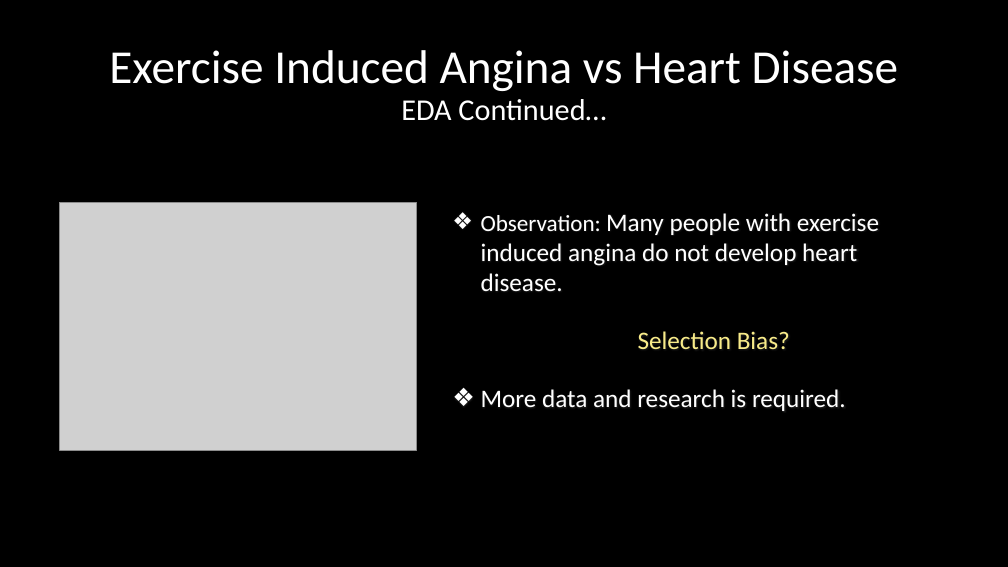
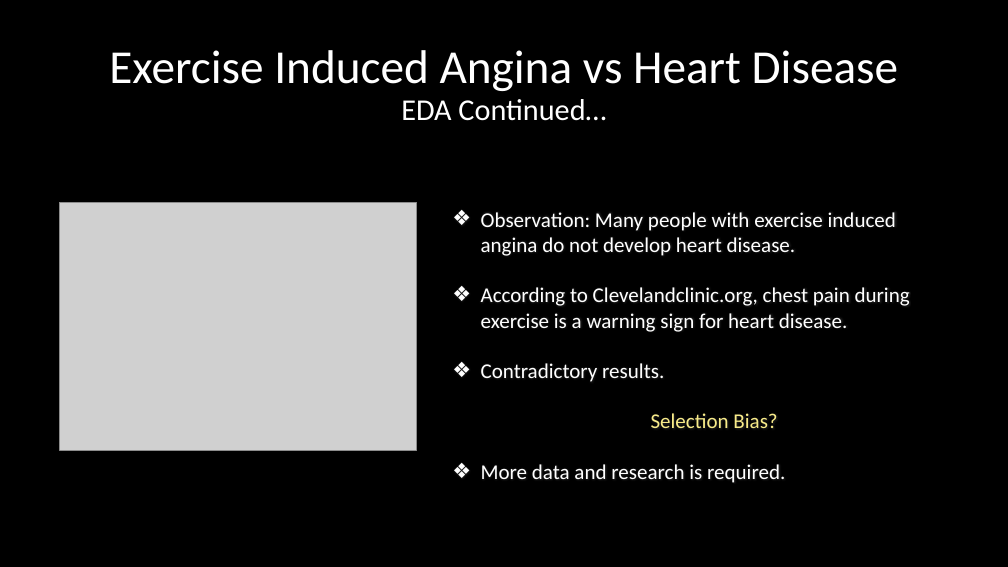
Before and after one commit to nawanacoyle/Heart-disease-project, a slide deck: slide 11 of Heart-Disease-Project.pptx (slide 10 before the commit). Drawn at 1008x567 pixels with LibreOffice and Linux fonts; fonts in the diff are those of the drawing; grey boxes stand for pictures; background and template pictures are left out. Boxes give left, top, right and bottom in pixels: in the first picture for what was removed or moved away, otherwise in the second. Text is boxed around its words. In the diff, an @@ line names an element or a change of style, - is before the commit and + after.

```diff
--- a/Heart-Disease-Project.pptx
+++ b/Heart-Disease-Project.pptx
@@ text at [481, 212, 896, 483]: size 22 to 20 pt in "Observation:"; size 24 to 20 pt in "Many people with exercise induced angina do ...", "Selection Bias?", "More data and research is required." @@
@@ text at [481, 287, 910, 382]: paragraphs added @@
+❖ According to Clevelandclinic.org, chest pain during exercise is a warning sign for heart disease.
+❖ Contradictory results.
```
Also in this commit, not shown: 4 other slides changed, 1 slide added, 2 other files.
